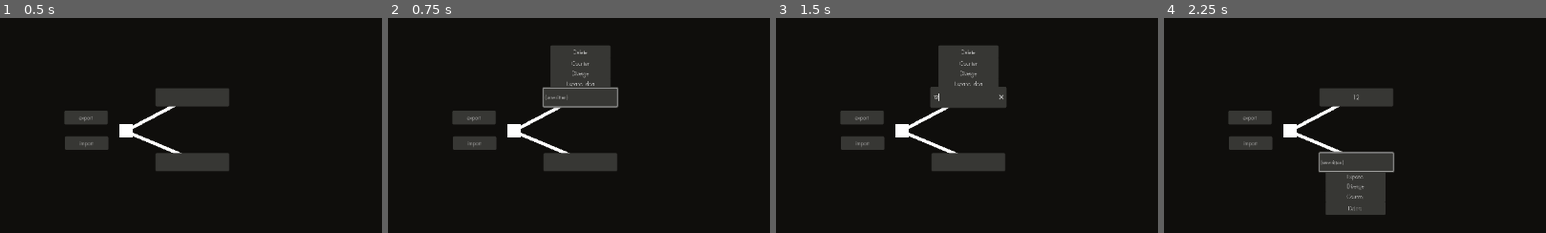
Above: before the commit, frames 1-4 (left to right).
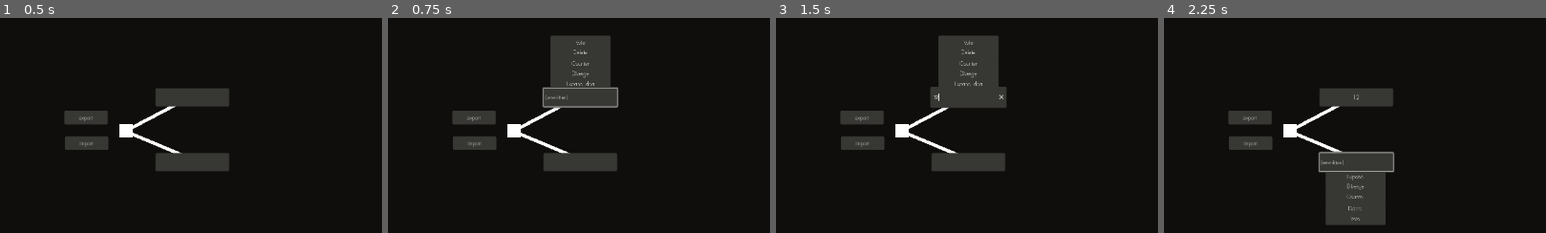
Above: after the commit, the same moments.

Repository: eqgy/understandingtree
Game: Godot game, scene res://understanding tree.tscn
Same seed, same stepped clock (60 frames per second), same inputs: the game is played once before the commit and once after it.
Inputs (mouse positions are % of the whole screen's width and height, from its top left):
- Up to frame 1 (0.5 s): no input
- Up to frame 2 (0.75 s): click (59, 42) at 0.5 s
- Up to frame 3 (1.5 s): click (59, 42) at 1.27 s; type "12" at 1.35 s
- Up to frame 4 (2.25 s): click (59, 57) at 2 s
The pictures show only the part of the screen within x 34-84%, y 24-74%; the shares and areas given below are measured in that part.

Frame 1 is identical in both runs. In frame 2, 0.7% of the frame differs, in the area x 42-59%, y 8-13%; in frame 3, 0.7%; in frame 4, 0.8%, in the area x 42-58%, y 91-97%.

Commit message:
Voting available for each node

Diff:
--- a/application iterations/iteration 1/a node.tscn
+++ b/application iterations/iteration 1/a node.tscn
@@ -6,6 +6,7 @@
 [ext_resource type="Script" path="res://add_branch_button.gd" id="4_pq1f4"]
 [ext_resource type="Script" path="res://delete.gd" id="5_iskqk"]
 [ext_resource type="Script" path="res://line_edit.gd" id="6_3ocxf"]
+[ext_resource type="PackedScene" uid="uid://cqy0v20iux2nn" path="res://vote.tscn" id="6_pnrlj"]
 
 [sub_resource type="Curve" id="Curve_ottr0"]
 _data = [Vector2(0, 1), 0.0, 0.0, 0, 0, Vector2(1, 1), 0.0, 0.0, 0, 0]
@@ -105,6 +106,24 @@
 text = "Delete"
 script = ExtResource("5_iskqk")
 
+[node name="Vote" type="Button" parent="solution"]
+visible = false
+layout_mode = 0
+offset_left = 21.0
+offset_top = -159.0
+offset_right = 202.0
+offset_bottom = -119.0
+text = "Vote"
+script = ExtResource("5_iskqk")
+
+[node name="Slider" parent="solution" instance=ExtResource("6_pnrlj")]
+visible = false
+layout_mode = 0
+offset_left = -26.0
+offset_top = -269.0
+offset_right = 76.0
+offset_bottom = -169.0
+
 [node name="LineEdit" type="LineEdit" parent="solution"]
 visible = false
 layout_mode = 0
@@ -193,6 +212,25 @@
 "
 script = ExtResource("5_iskqk")
 
+[node name="Vote" type="Button" parent="problem"]
+visible = false
+layout_mode = 0
+offset_left = 18.0
+offset_top = 177.0
+offset_right = 199.0
+offset_bottom = 217.0
+text = "Vote
+"
+script = ExtResource("5_iskqk")
+
+[node name="Slider" parent="problem" instance=ExtResource("6_pnrlj")]
+visible = false
+layout_mode = 0
+offset_left = -29.0
+offset_top = 227.0
+offset_right = 73.0
+offset_bottom = 327.0
+
 [node name="LineEdit" type="LineEdit" parent="problem"]
 visible = false
 layout_mode = 0
@@ -230,17 +268,21 @@
 [connection signal="toggled" from="solution" to="solution/Divergent Idea" method="_on_button_toggled"]
 [connection signal="toggled" from="solution" to="solution/Counterargument" method="_on_button_toggled"]
 [connection signal="toggled" from="solution" to="solution/Delete" method="_on_solution_toggled"]
+[connection signal="toggled" from="solution" to="solution/Vote" method="_on_solution_toggled"]
 [connection signal="pressed" from="solution/Expand Idea" to="." method="solution_expand"]
 [connection signal="pressed" from="solution/Divergent Idea" to="." method="solution_diverge"]
 [connection signal="pressed" from="solution/Counterargument" to="." method="solution_counterarg"]
 [connection signal="toggled" from="solution/Counterargument" to="." method="solution_counterarg"]
 [connection signal="pressed" from="solution/Delete" to="." method="_on_solution_delete_pressed"]
+[connection signal="pressed" from="solution/Vote" to="." method="_on_voteS_pressed"]
 [connection signal="toggled" from="problem" to="problem" method="_on_toggled"]
 [connection signal="toggled" from="problem" to="problem/Expand Idea" method="_on_button_toggled"]
 [connection signal="toggled" from="problem" to="problem/Divergent Idea" method="_on_button_toggled"]
 [connection signal="toggled" from="problem" to="problem/Counterargument" method="_on_button_toggled"]
 [connection signal="toggled" from="problem" to="problem/Delete" method="_on_problem_toggled"]
+[connection signal="toggled" from="problem" to="problem/Vote" method="_on_problem_toggled"]
 [connection signal="pressed" from="problem/Expand Idea" to="." method="problem_expand"]
 [connection signal="pressed" from="problem/Divergent Idea" to="." method="problem_diverge"]
 [connection signal="pressed" from="problem/Counterargument" to="." method="problem_counterarg"]
 [connection signal="pressed" from="problem/Delete" to="." method="_on_problem_delete_pressed"]
+[connection signal="pressed" from="problem/Vote" to="." method="_on_voteP_pressed"]
--- a/application iterations/iteration 1/a_node.gd
+++ b/application iterations/iteration 1/a_node.gd
@@ -39,11 +39,11 @@
 	problem_leaf.text = p
 	solution_leaf.text = s
 	if p == "":
-		problem_leaf.visible = true
+		problem_leaf.visible = false
 	else:
 		problem_leaf.visible = true
 	if s == "":
-		solution_leaf.visible = true
+		solution_leaf.visible = false
 	else:
 		solution_leaf.visible = true
 
@@ -233,7 +233,7 @@
 			child.solution_leaf.visible = true
 			child.problem_leaf.visible = false
 			return child
-	return self
+	return null
 
 func solution_counterarg():
 	"""solution_counterarg() is called whenever the "counter" button on a solution leaf is pressed. If
@@ -266,7 +266,7 @@
 			child.solution_leaf.visible = false
 			child.problem_leaf.visible = true
 			return child
-	return self
+	return null
 
 func problem_diverge():
 	"""problem_diverge() is called whenever the "diverge" button on a problem leaf is pressed. It
@@ -538,3 +538,14 @@
 				data = data + c.export()
 		return data
 	return ""
+
+
+#Spawns voting slider
+
+func _on_voteS_pressed() -> void:
+	var slider = $solution/Slider
+	slider.visible = !slider.visible
+
+func _on_voteP_pressed() -> void:
+	var slider = $problem/Slider
+	slider.visible = !slider.visible
--- a/application iterations/iteration 1/vote.tscn
+++ b/application iterations/iteration 1/vote.tscn
@@ -1,10 +1,17 @@
-[gd_scene load_steps=3 format=3 uid="uid://cqy0v20iux2nn"]
+[gd_scene load_steps=4 format=3 uid="uid://cqy0v20iux2nn"]
 
 [ext_resource type="Script" path="res://vote.gd" id="1_wj1wp"]
 
+[sub_resource type="StyleBoxFlat" id="StyleBoxFlat_taq08"]
+bg_color = Color(0, 0, 0, 1)
+border_width_left = 1
+border_width_top = 1
+border_width_right = 1
+border_width_bottom = 1
+
 [sub_resource type="GDScript" id="GDScript_lll5m"]
 
-[node name="PanelContainer" type="PanelContainer"]
+[node name="Slider" type="PanelContainer"]
 offset_right = 40.0
 offset_bottom = 40.0
 script = ExtResource("1_wj1wp")
@@ -15,12 +22,14 @@
 
 [node name="Panel" type="Panel" parent="MarginContainer"]
 layout_mode = 2
+theme_override_styles/panel = SubResource("StyleBoxFlat_taq08")
 
 [node name="HBoxContainer" type="HBoxContainer" parent="MarginContainer"]
 layout_mode = 2
-theme_override_constants/separation = 70
+theme_override_constants/separation = 45
 
 [node name="VSlider1" type="VSlider" parent="MarginContainer/HBoxContainer"]
+custom_minimum_size = Vector2(30, 0)
 layout_mode = 2
 script = SubResource("GDScript_lll5m")
 
Not shown: 1 places in application iterations/iteration 1/a node.tscn that only renumber resources
